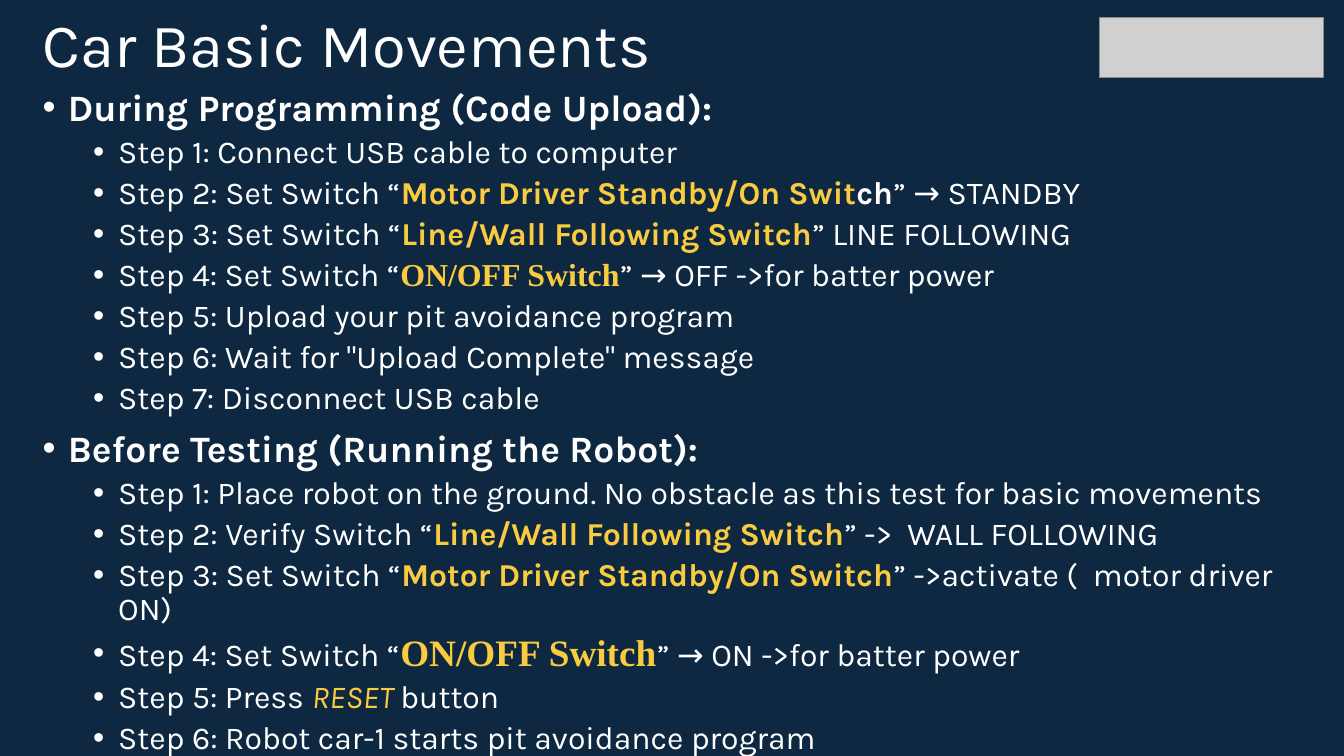
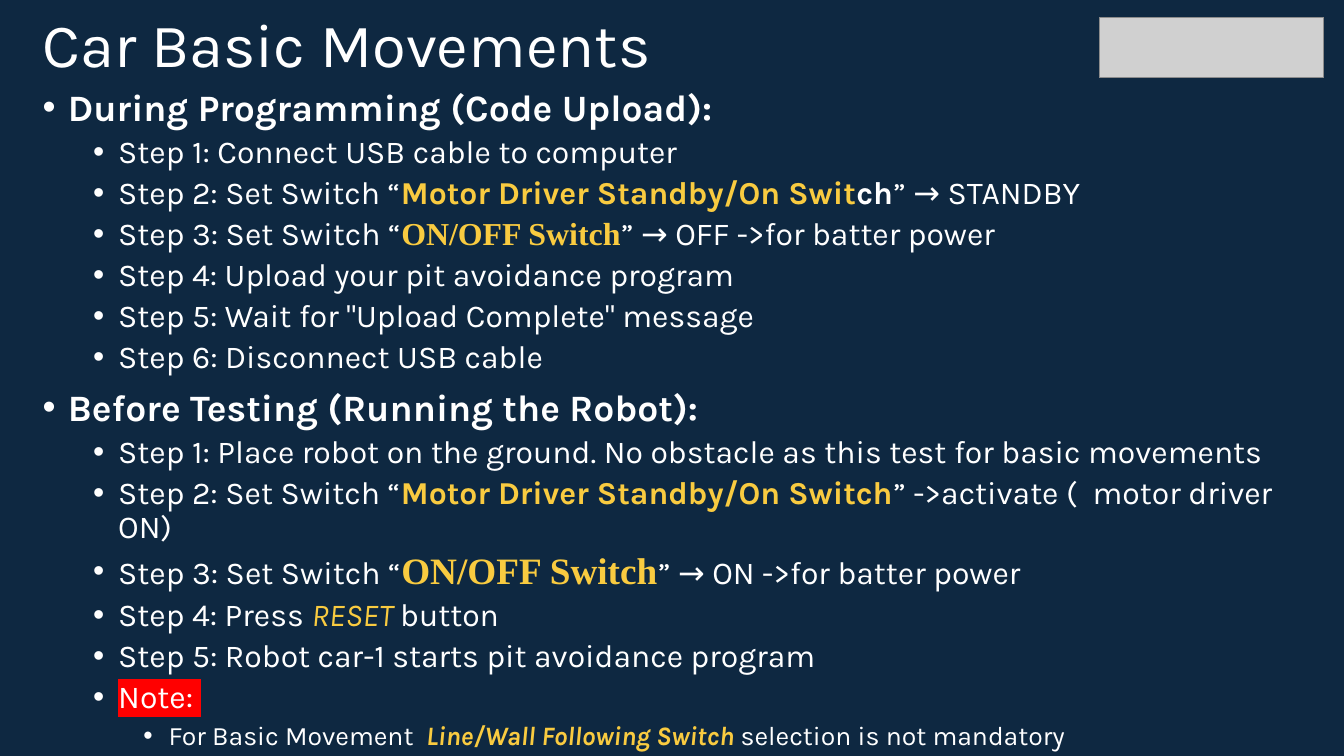
Before and after one commit to info-zas/zas-robotics-car-1-sensors, a slide deck: slide 13 of 01_FoundationProjects/01_Car_Basic_movements/01_Car_Basic_movements.pptx (slide 12 before the commit). Drawn at 1344x756 pixels with LibreOffice and Linux fonts; fonts in the diff are those of the drawing; grey boxes stand for pictures. Boxes give left, top, right and bottom in pixels: in the first picture for what was removed or moved away, otherwise in the second. Text is boxed around its words. In the diff, an @@ line names an element or a change of style, - is before the commit and + after.

Commit message:
car basic moments ppt

```diff
--- a/01_FoundationProjects/01_Car_Basic_movements/01_Car_Basic_movements.pptx
+++ b/01_FoundationProjects/01_Car_Basic_movements/01_Car_Basic_movements.pptx
@@ text at bbox=[118, 223, 995, 376]: text changed @@
-  • Step 3: Set Switch “Line/Wall Following Switch” LINE FOLLOWING
-  • Step 4: Set Switch “ON/OFF Switch” → OFF ->for batter power
-  • Step 5: Upload your pit avoidance program
-  • Step 6: Wait for "Upload Complete" message
-  • Step 7: Disconnect USB cable
+  • Step 3: Set Switch “ON/OFF Switch” → OFF ->for batter power
+  • Step 4: Upload your pit avoidance program
+  • Step 5: Wait for "Upload Complete" message
+  • Step 6: Disconnect USB cable
@@ text at bbox=[118, 480, 1272, 752]: text changed @@
-  • Step 2: Verify Switch “Line/Wall Following Switch” -> WALL FOLLOWING
-  • Step 3: Set Switch “Motor Driver Standby/On Switch” ->activate ( motor driver ON)
-  • Step 4: Set Switch “ON/OFF Switch” → ON ->for batter power
-  • Step 5: Press RESET button
-  • Step 6: Robot car-1 starts pit avoidance program
+  • Step 2: Set Switch “Motor Driver Standby/On Switch” ->activate ( motor driver ON)
+  • Step 3: Set Switch “ON/OFF Switch” → ON ->for batter power
+  • Step 4: Press RESET button
+  • Step 5: Robot car-1 starts pit avoidance program
+  • Note:
+    • For Basic Movement Line/Wall Following Switch selection is not mandatory
```
Also in this commit, not shown: 5 other slides changed.
